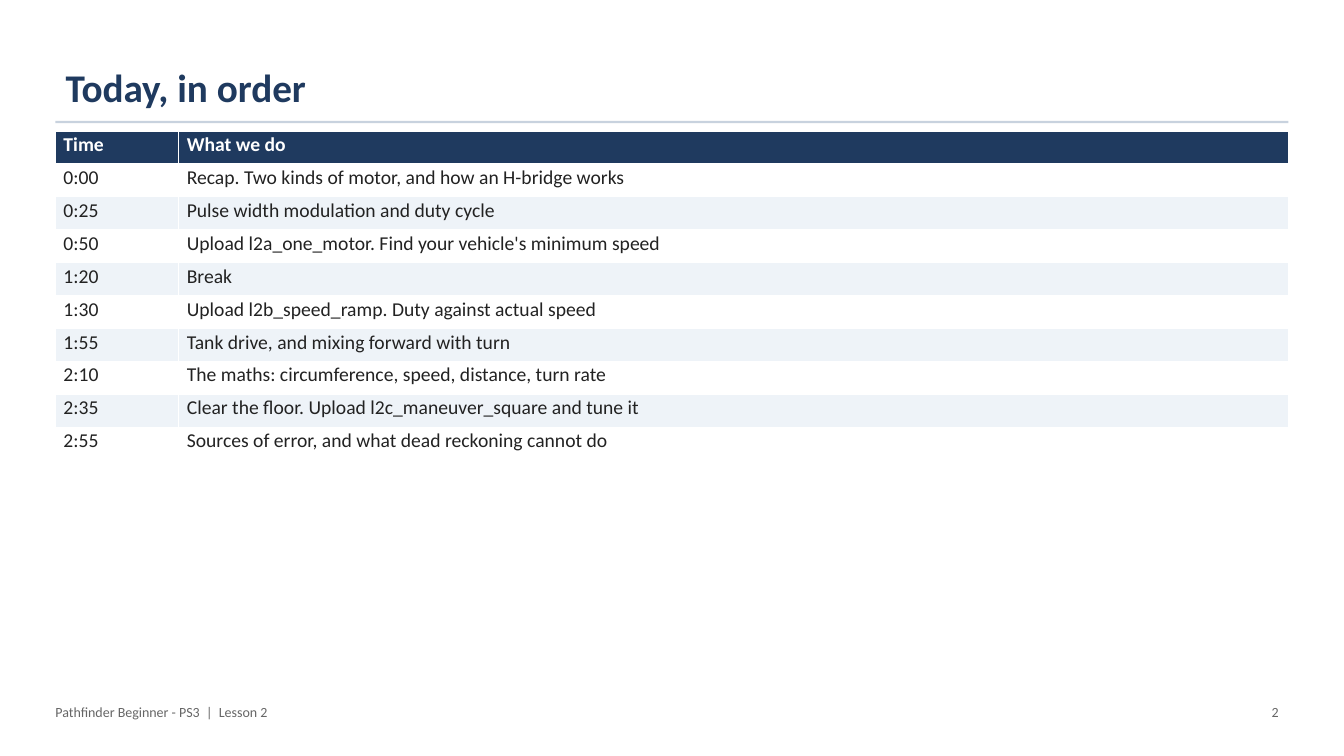
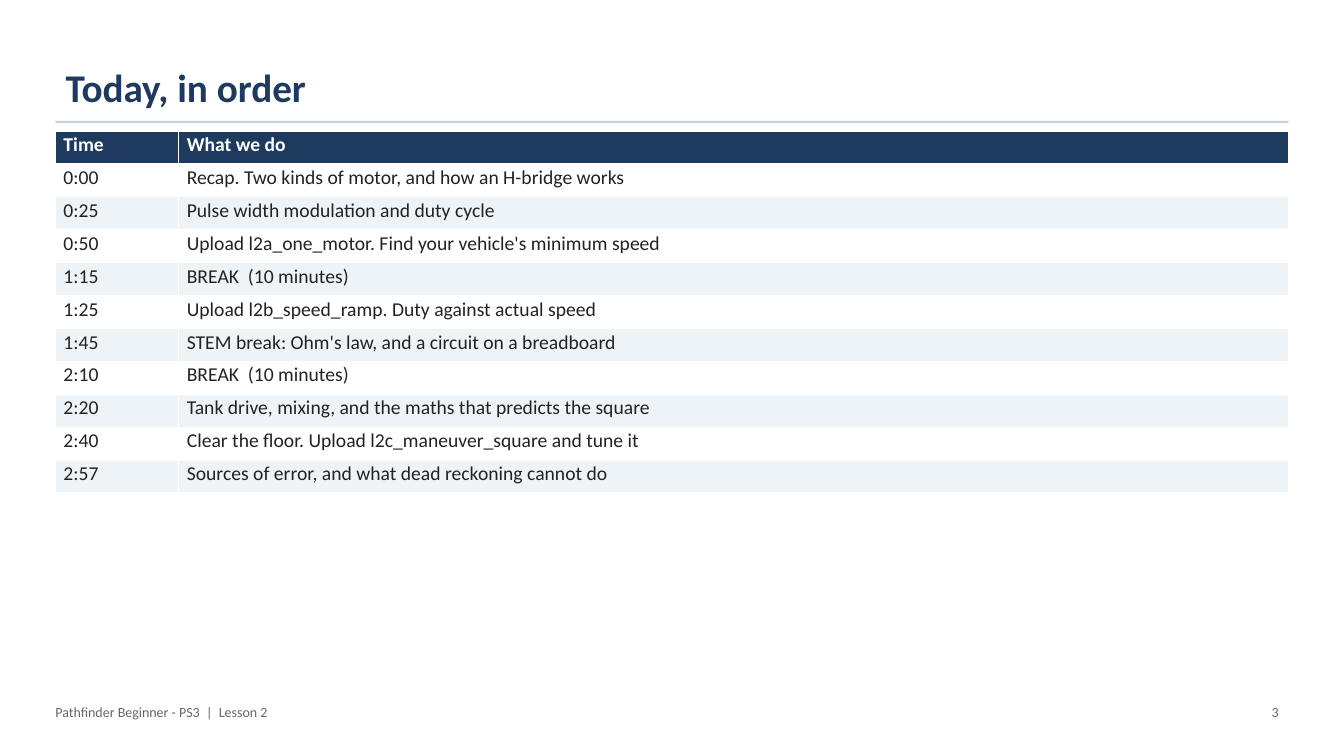
Before and after one commit to PorpoiseRobotics/porpoise-robotics, a slide deck: slide 4 of ground-vehicle/docs/courses/beginner-ps3/l2_motor_control.pptx (slide 3 before the commit). Drawn at 1344x756 pixels with LibreOffice and Linux fonts; fonts in the diff are those of the drawing. Boxes give left, top, right and bottom in pixels: in the first picture for what was removed or moved away, otherwise in the second. Text is boxed around its words. In the diff, an @@ line names an element or a change of style, - is before the commit and + after.

```diff
--- a/ground-vehicle/docs/courses/beginner-ps3/l2_motor_control.pptx
+++ b/ground-vehicle/docs/courses/beginner-ps3/l2_motor_control.pptx
@@ table at bbox=[55, 131, 1289, 493] @@
-row 5: 1:20 | Break
-row 6: 1:30 | Upload l2b_speed_ramp. Duty against actual speed
-row 7: 1:55 | Tank drive, and mixing forward with turn
-row 8: 2:10 | The maths: circumference, speed, distance, turn rate
-row 9: 2:35 | Clear the floor. Upload l2c_maneuver_square and tune it
-row 10: 2:55 | Sources of error, and what dead reckoning cannot do
+row 5: 1:15 | BREAK (10 minutes)
+row 6: 1:25 | Upload l2b_speed_ramp. Duty against actual speed
+row 7: 1:45 | STEM break: Ohm's law, and a circuit on a breadboard
+row 8: 2:10 | BREAK (10 minutes)
+row 9: 2:20 | Tank drive, mixing, and the maths that predicts the square
+row 10: 2:40 | Clear the floor. Upload l2c_maneuver_square and tune it
+row 11: 2:57 | Sources of error, and what dead reckoning cannot do
```
Also in this commit, not shown: 32 other slides changed, 15 slides added, 33 other files.
